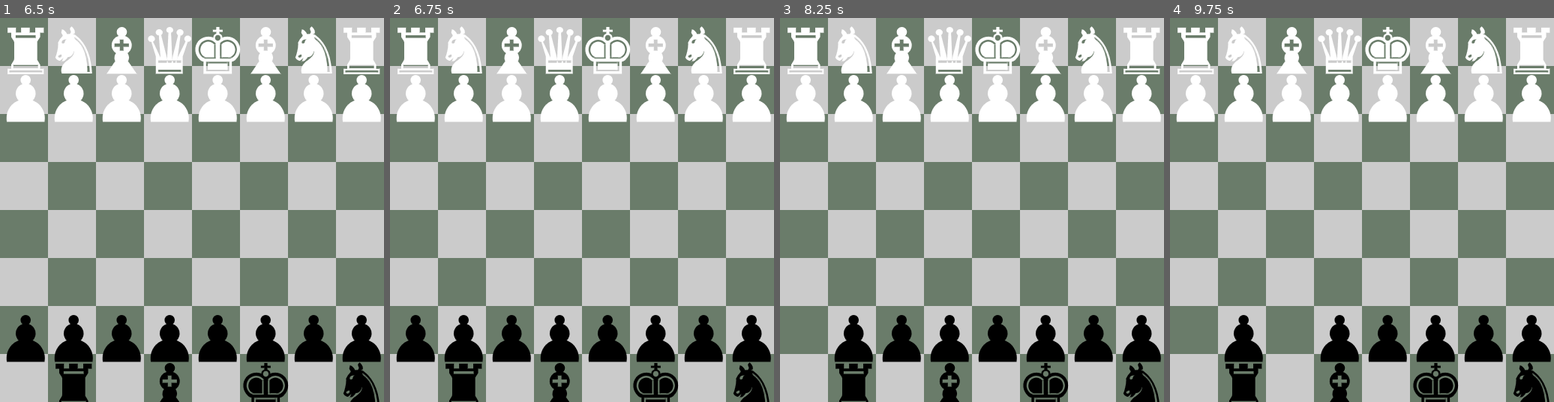
Above: before the commit, frames 1-4 (left to right).
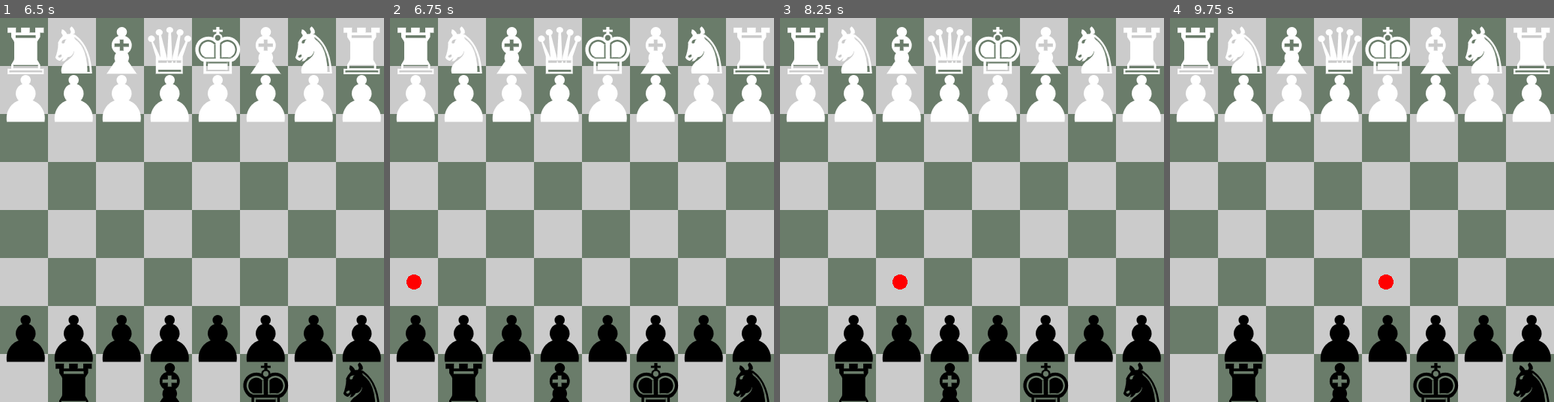
Above: after the commit, the same moments.

Repository: NiahSSBM/chess
Game: Godot game, scene res://scenes/main.tscn
The game is run twice, just before and just after one commit, with the same random seed, the same clock (stepped at 60 frames per second) and the same inputs.
Inputs (mouse positions are in pixels of both pictures, inside the frame that each line leads up to):
- Up to frame 1 (6.5 s): tap Enter at 0.5, 2, 3.5 s; move the mouse to (23, 378) at 0.52 s; press the mouse at (23, 378) at 0.53 s; tap Space at 1.25, 2.75, 4.25 s; move the mouse to (72, 378) at 1.27 s; release the mouse at (72, 378) at 1.28 s; click (72, 378) at 1.35 s; move the mouse to (119, 378) at 2.02 s; press the mouse at (119, 378) at 2.03 s; move the mouse to (168, 378) at 2.77 s; release the mouse at (168, 378) at 2.78 s; click (168, 378) at 2.85 s; move the mouse to (215, 378) at 3.52 s; press the mouse at (215, 378) at 3.53 s; move the mouse to (264, 378) at 4.27 s; release the mouse at (264, 378) at 4.28 s; click (264, 378) at 4.35 s; move the mouse to (311, 378) at 5.02 s; press the mouse at (311, 378) at 5.03 s; move the mouse to (360, 378) at 5.77 s; release the mouse at (360, 378) at 5.78 s; click (360, 378) at 5.85 s
- Up to frame 2 (6.75 s): move the mouse to (413, 329) at 6.52 s; press the mouse at (413, 329) at 6.53 s
- Up to frame 3 (8.25 s): move the mouse to (852, 329) at 7.27 s; release the mouse at (852, 329) at 7.28 s; click (852, 329) at 7.35 s; move the mouse to (899, 329) at 8.02 s; press the mouse at (899, 329) at 8.03 s
- Up to frame 4 (9.75 s): move the mouse to (1338, 329) at 8.77 s; release the mouse at (1338, 329) at 8.78 s; click (1338, 329) at 8.85 s; move the mouse to (1385, 329) at 9.52 s; press the mouse at (1385, 329) at 9.53 s

Frame 1 is identical in both runs. In frame 2, 0.1% of the frame differs, in the area x 4-9%, y 66-71%; in frame 3, 0.1%; in frame 4, 0.1%.

Commit message:
simple move checking

Diff:
--- a/board_marker.gd
+++ /dev/null
@@ -1,7 +0,0 @@
-class_name Marker extends Node2D
-
-var board_position: Vector2i
-
-func _draw():
-	if Globals.DEBUG_DRAW:
-		draw_circle(Vector2.ZERO, 10, Color.RED)
--- a/project.godot
+++ b/project.godot
@@ -18,6 +18,7 @@
 [autoload]
 
 Globals="*res://scripts/globals.gd"
+Game="*res://scripts/game.gd"
 
 [display]
 
--- a/scenes/board_marker.tscn
+++ b/scenes/board_marker.tscn
@@ -1,6 +1,6 @@
 [gd_scene load_steps=2 format=3 uid="uid://b2ndit6vgoyd3"]
 
-[ext_resource type="Script" uid="uid://33dddg13c2o" path="res://board_marker.gd" id="1_ary0h"]
+[ext_resource type="Script" uid="uid://33dddg13c2o" path="res://scripts/board_marker.gd" id="1_ary0h"]
 
 [node name="BoardMarker" type="Node2D" groups=["marker"]]
 script = ExtResource("1_ary0h")
--- a/scenes/game_state.gd
+++ b/scenes/game_state.gd
@@ -7,47 +7,30 @@
 
 func _ready():
 	Globals.connect("turn_passed", _on_turn_passed)
+	Globals.connect("piece_picked_up", _on_piece_picked_up)
+	Globals.connect("piece_dropped", _on_piece_dropped)
 
 	board_state.resize(Globals.BOARD_SIZE * Globals.BOARD_SIZE)
 
 
-func create_notation(piece: Piece, to: Vector2i) -> String:
-	var notation := String()
-	var from_square: String = _position_to_notation(piece.board_position)
-	var to_square: String = _position_to_notation(to)
+func _on_piece_dropped():
+	var board_markers: Array[Node] = get_tree().get_nodes_in_group("marker")
 
-	notation = _piece_to_notation(piece) + from_square + to_square
-
-	return notation
+	for marker in board_markers:
+		marker.visible = false
 
 
-func _piece_to_notation(piece: Piece) -> String:
-	var notation := String()
+func _on_piece_picked_up(p: Piece):
+	var moves: Array[bool] = Game.check_possible_moves(p)
+	var board_markers: Array[Node] = get_tree().get_nodes_in_group("marker")
 
-	match piece.type:
-		piece.PieceType.KING:
-			notation = "K"
-		piece.PieceType.QUEEN:
-			notation = "Q"
-		piece.PieceType.ROOK:
-			notation = "R"
-		piece.PieceType.BISHOP:
-			notation = "B"
-		piece.PieceType.KNIGHT:
-			notation = "N"
-		piece.PieceType.PAWN:
-			notation = ""
-
-	return notation
-
-
-func _position_to_notation(pos: Vector2i) -> String:
-	var notation: String = "a"
-
-	notation = String.chr(notation.unicode_at(0) + pos.x)
-	notation = notation + str(pos.y + 1)
-
-	return notation
+	# gross
+	for y in Globals.BOARD_SIZE:
+		for x in Globals.BOARD_SIZE:
+			if moves[x + y * Globals.BOARD_SIZE]:
+				for marker in board_markers:
+					if marker.board_position == Vector2i(x, y):
+						marker.visible = true
 
 
 func _on_turn_passed():
--- /dev/null
+++ b/scripts/board_marker.gd
@@ -0,0 +1,10 @@
+class_name Marker extends Node2D
+
+var board_position: Vector2i
+
+func _ready():
+	visible = false
+	z_index = 1
+
+func _draw():
+	draw_circle(Vector2.ZERO, 10, Color.RED)
--- /dev/null
+++ b/scripts/game.gd
@@ -0,0 +1,86 @@
+extends Node
+
+func check_move(notation: String) -> bool:
+	var piece: Piece = _notation_to_piece(notation)
+	var target: Vector2i = _notation_to_position(notation.reverse().substr(0,2).reverse())
+
+	if piece.type == Piece.PieceType.PAWN:
+		if target.y == piece.board_position.y - (piece.color * 2) + 1 && target.x == piece.board_position.x:
+			return true
+
+	return false
+
+
+func check_possible_moves(piece: Piece) -> Array[bool]:
+	var valid_moves: Array[bool]
+	valid_moves.resize(Globals.BOARD_SIZE * Globals.BOARD_SIZE)
+
+	for y in Globals.BOARD_SIZE:
+		for x in Globals.BOARD_SIZE:
+			valid_moves[x + y * Globals.BOARD_SIZE] = check_move(create_notation(piece, Vector2i(x, y)))
+
+	return valid_moves
+
+
+func create_notation(piece: Piece, to: Vector2i) -> String:
+	var notation := String()
+	var from_square: String = _position_to_notation(piece.board_position)
+	var to_square: String = _position_to_notation(to)
+
+	notation = _piece_to_notation(piece) + from_square + to_square
+
+	return notation
+
+
+func _notation_to_piece(notation: String) -> Piece:
+	var piece: Piece
+
+	if "KQRBN".contains(notation[0]): # Strip piece prefix
+		notation = notation.substr(1, notation.length())
+
+	var pieces: Array[Node] = get_tree().get_nodes_in_group("piece")
+
+	for p in pieces:
+		if p.board_position == _notation_to_position(notation.substr(0, 2)):
+			piece = p
+		pass
+
+	return piece
+
+
+func _piece_to_notation(piece: Piece) -> String:
+	var notation := String()
+
+	match piece.type:
+		piece.PieceType.KING:
+			notation = "K"
+		piece.PieceType.QUEEN:
+			notation = "Q"
+		piece.PieceType.ROOK:
+			notation = "R"
+		piece.PieceType.BISHOP:
+			notation = "B"
+		piece.PieceType.KNIGHT:
+			notation = "N"
+		piece.PieceType.PAWN:
+			notation = ""
+
+	return notation
+
+
+func _notation_to_position(notation: String) -> Vector2i:
+	var position: Vector2i
+
+	position.x = notation.unicode_at(0) - 97
+	position.y = int(notation.substr(1)) - 1
+
+	return position
+
+
+func _position_to_notation(pos: Vector2i) -> String:
+	var notation: String = "a"
+
+	notation = String.chr(notation.unicode_at(0) + pos.x)
+	notation = notation + str(pos.y + 1)
+
+	return notation
--- a/scripts/input_handler.gd
+++ b/scripts/input_handler.gd
@@ -19,15 +19,12 @@
 	_move_piece_if_held()
 
 
-func _unhandled_input(_event):
-	pass
-
-
 func _on_piece_picked_up(p: Piece):
 	if piece_held != null:
 		push_error("ERROR: Piece held was not dropped before attempting to pick up a new piece!")
 	piece_held = p
 	piece_held.move_to_front()
+	piece_held.z_index = 2
 
 
 func _on_piece_dropped():
@@ -38,9 +35,10 @@
 			if piece_held != piece:
 				piece.free()
 
-	print($"../GameState".create_notation(piece_held, nearest_marker.board_position))
+	print(Game.create_notation(piece_held, nearest_marker.board_position))
 	piece_held.position = nearest_marker.position - position_offset
 	piece_held.board_position = nearest_marker.board_position
+	piece_held.z_index = 0
 	piece_held = null
 
 	Globals.turn_passed.emit()
Renamed: board_marker.gd.uid -> scripts/board_marker.gd.uid
Not shown, added: scripts/game.gd.uid
